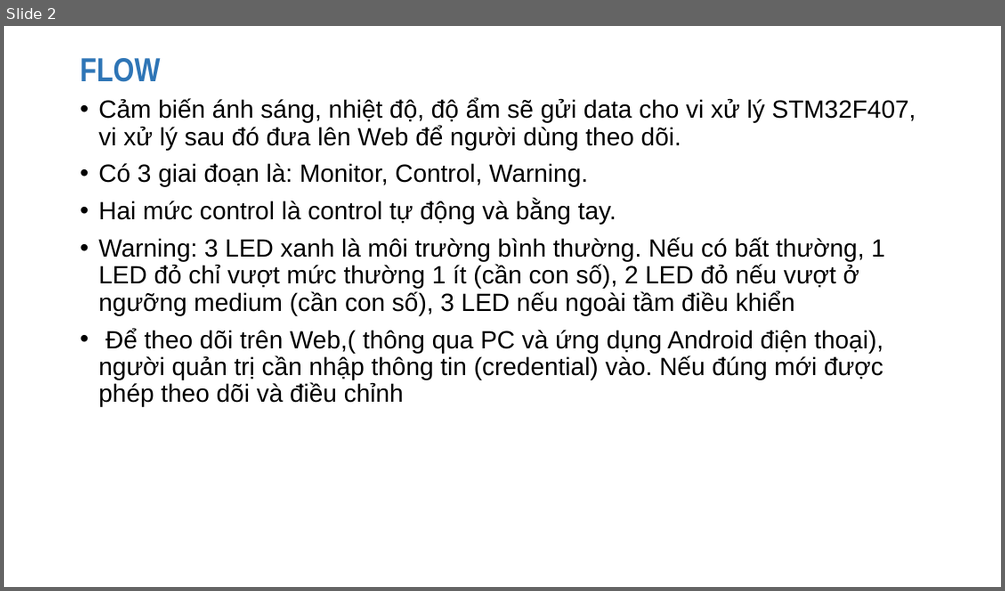
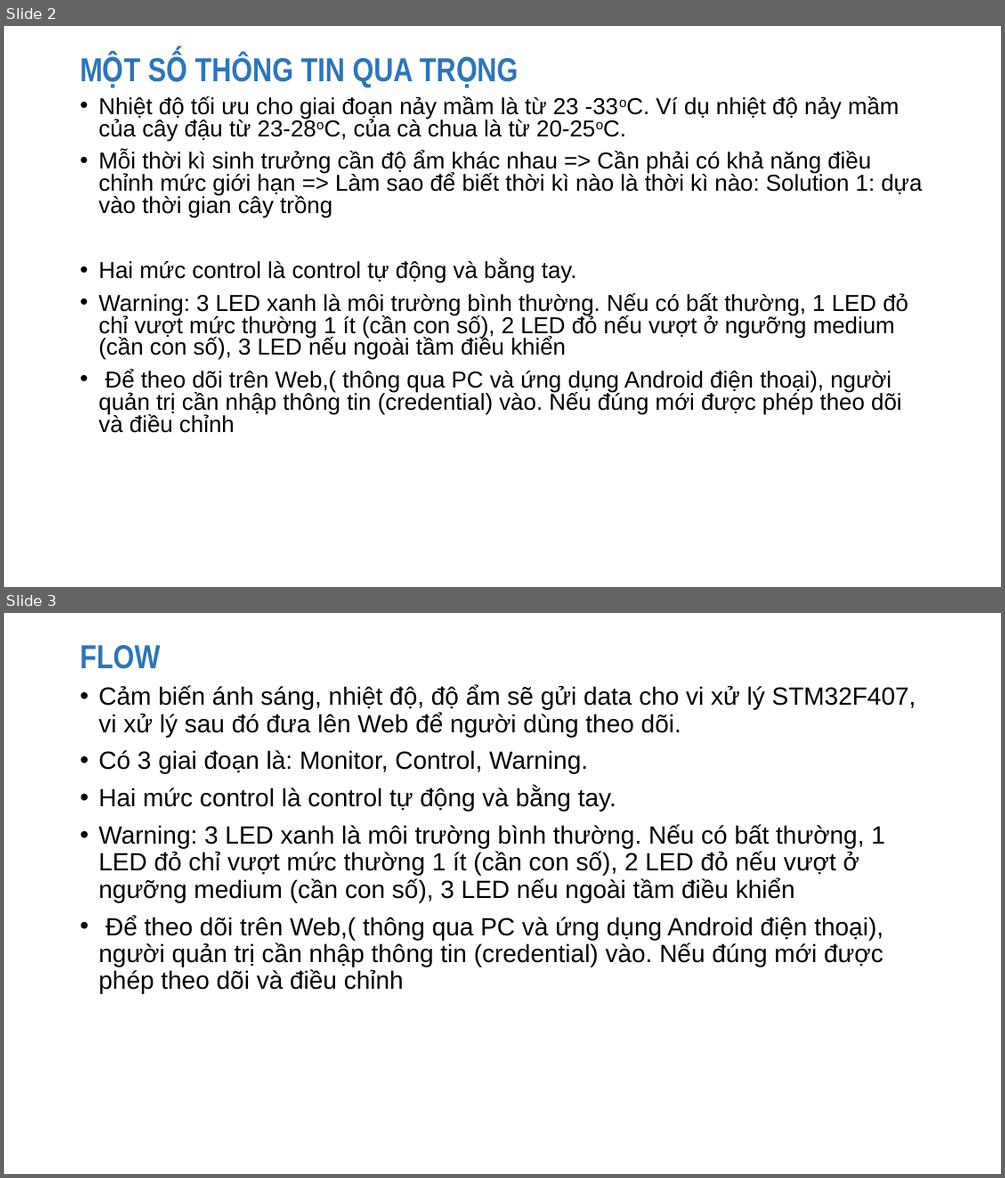
Before and after one commit to tearpolaris/Thesis, a slide deck: Slide/Connetc_IOT.pptx. Shown one above the other, each under a label of ours: slide 2 before the commit, slides 2 and 3 after it. The pictures are 1005x591 and 1005x1178 pixels, drawn with LibreOffice and Linux fonts; fonts in the diff are those of the drawing. Boxes give left, top, right and bottom in pixels: in the first picture for what was removed or moved away, otherwise in the second. Text is boxed around its words. In the diff, an @@ line names an element or a change of style, - is before the commit and + after.

```diff
--- a/Slide/Connetc_IOT.pptx
+++ b/Slide/Connetc_IOT.pptx
@@ slide 2 added at (4,26,1001,587), background #FFFFFF @@
@@ title added at (195,54,413,87), 32 pt, text #2E75B6, bold @@
+MỘT SỐ THÔNG TIN QUA TRỌNG
@@ text added at (98,96,922,433), 22.2 pt, text #000000 @@
+• Nhiệt độ tối ưu cho giai đoạn nảy mầm là từ 23 -33oC. Ví dụ nhiệt độ nảy mầm của cây đậu từ 23-28oC, của cà chua là từ 20-25oC.
+• Mỗi thời kì sinh trưởng cần độ ẩm khác nhau => Cần phải có khả năng điều chỉnh mức giới hạn => Làm sao để biết thời kì nào là thời kì nào: Solution 1: dựa vào thời gian cây trồng
+• Hai mức control là control tự động và bằng tay.
+• Warning: 3 LED xanh là môi trường bình thường. Nếu có bất thường, 1 LED đỏ chỉ vượt mức thường 1 ít (cần con số), 2 LED đỏ nếu vượt ở ngưỡng medium (cần con số), 3 LED nếu ngoài tầm điều khiển
+• Để theo dõi trên Web,( thông qua PC và ứng dụng Android điện thoại), người quản trị cần nhập thông tin (credential) vào. Nếu đúng mới được phép theo dõi và điều chỉnh
@@ what was slide 2 is now slide 3 @@
```
Also in this commit, not shown: 1 slide changed, 5 other slides added, 1 slide removed, 1 other file.
